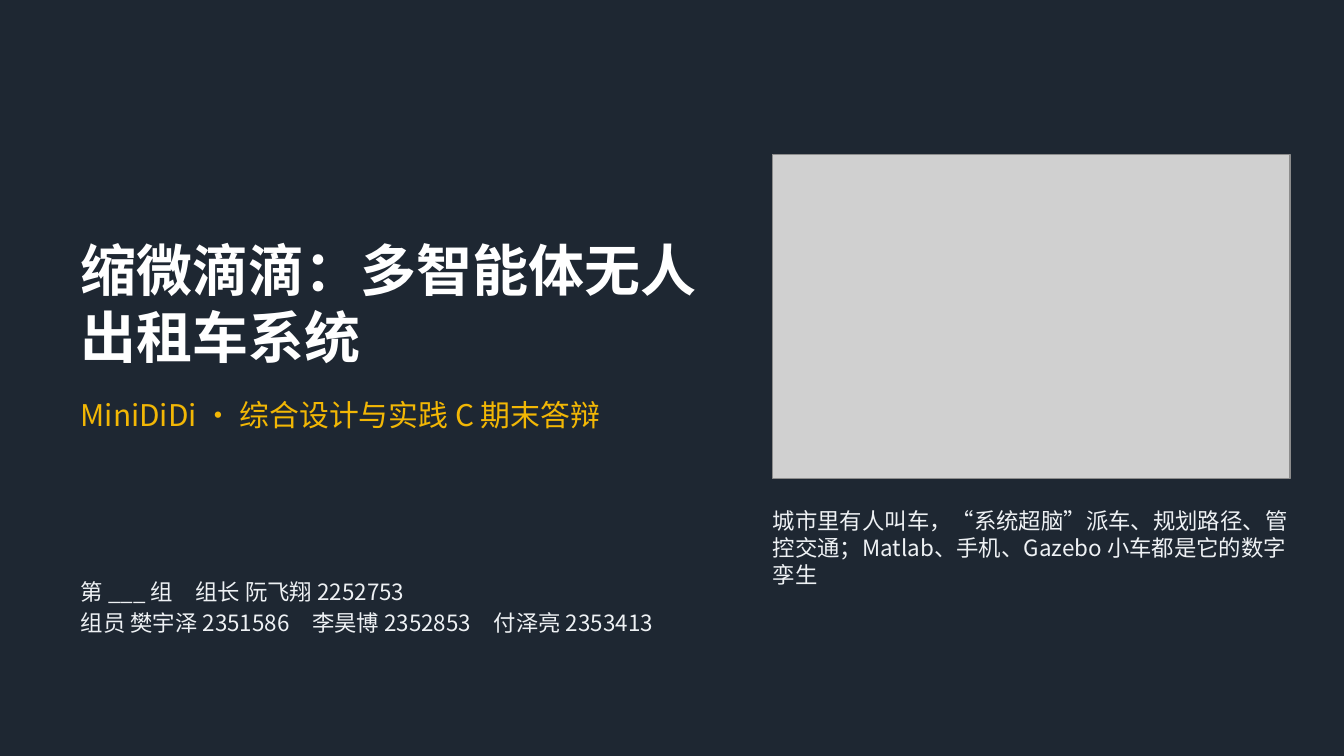
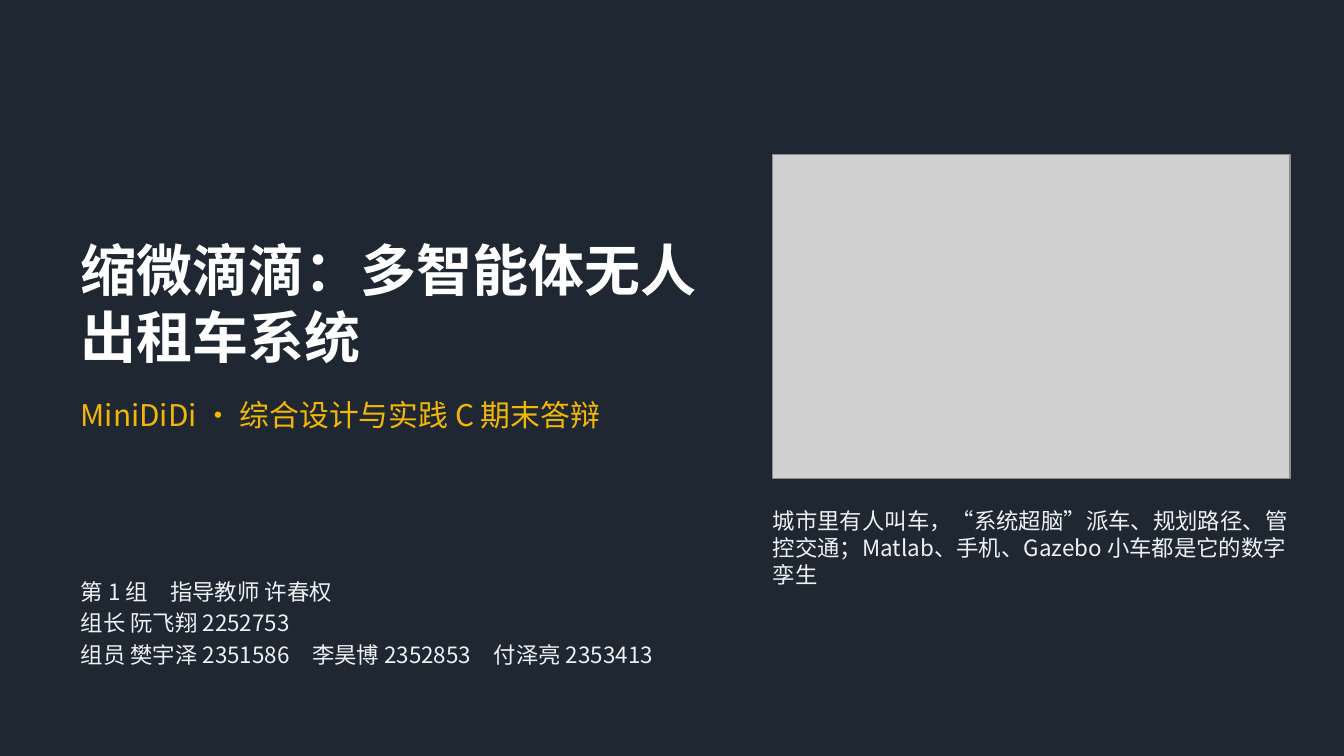
Before and after one commit to fuzeliang1/ZongC, a slide deck: slide 1 of deliverables/MiniDiDi_slides.pptx. Drawn at 1344x756 pixels with LibreOffice and Linux fonts; fonts in the diff are those of the drawing; grey boxes stand for pictures. Boxes give left, top, right and bottom in pixels: in the first picture for what was removed or moved away, otherwise in the second. Text is boxed around its words. In the diff, an @@ line names an element or a change of style, - is before the commit and + after.

```diff
--- a/deliverables/MiniDiDi_slides.pptx
+++ b/deliverables/MiniDiDi_slides.pptx
@@ text at <box>81,581,332,633</box>: text changed @@
-第 ___ 组 组长 阮飞翔 2252753
+第 1 组 指导教师 许春权
+组长 阮飞翔 2252753
```
Also in this commit, not shown: 9 other files.
